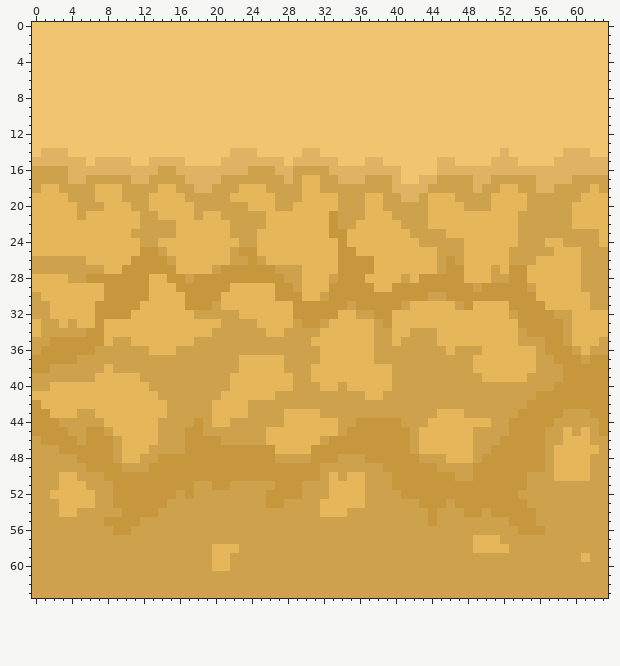
Pixel-art sprite: assets/textures/Sandstone-top.png. Above, as it was before the edit.
The file is 64x64 pixels. Colours within 5 levels of each other are drawn and written as one.
New version:
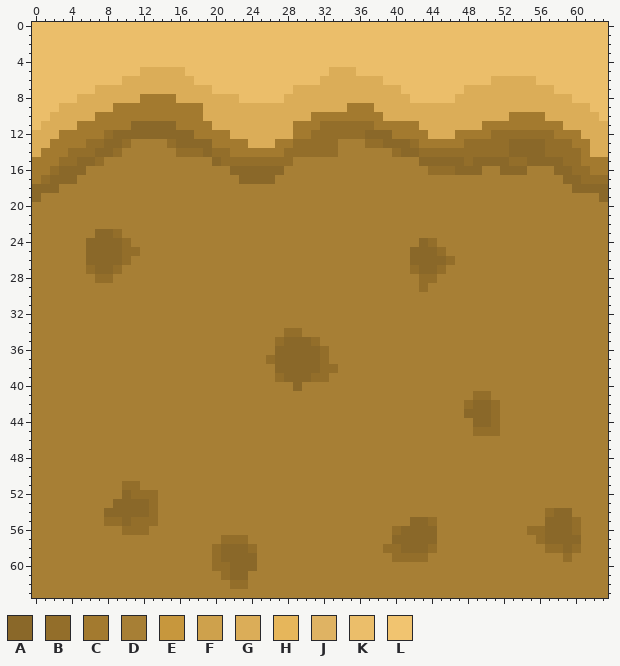
Palette (. is transparent): A #8a6829  B #936e2a  C #a37a2f  D #a77f35  E #c7973d  F #cea14c  G #dbad58  H #e6b65b  J #dfb363  K #ebbe6a  L #f1c470
Diff:
Changed rows in their new state; - is an unchanged pixel.
first column x 0:
 0 KKKKKKKKKKKKKKKKKKKKKKKKKKKKKKKKKKKKKKKKKKKKKKKKKKKKKKKKKKKKKKKK
 1 KKKKKKKKKKKKKKKKKKKKKKKKKKKKKKKKKKKKKKKKKKKKKKKKKKKKKKKKKKKKKKKK
 2 KKKKKKKKKKKKKKKKKKKKKKKKKKKKKKKKKKKKKKKKKKKKKKKKKKKKKKKKKKKKKKKK
 3 KKKKKKKKKKKKKKKKKKKKKKKKKKKKKKKKKKKKKKKKKKKKKKKKKKKKKKKKKKKKKKKK
 4 KKKKKKKKKKKKKKKKKKKKKKKKKKKKKKKKKKKKKKKKKKKKKKKKKKKKKKKKKKKKKKKK
 5 KKKKKKKKKKKKGGGGGKKKKKKKKKKKKKKKKGGGKKKKKKKKKKKKKKKKKKKKKKKKKKKK
 6 KKKKKKKKKKGGGGGGGGKKKKKKKKKKKKKKGGGGGGGKKKKKKKKKKKKGGGGGKKKKKKKK
 7 KKKKKKKGGGGGGGGGGGGGKKKKKKKKKGGGGGGGGGGGGKKKKKKKGGGGGGGGGGKKKKKK
 8 KKKKKGGGGGGGCCCCGGGGGGGKKKKKGGGGGGGGGGGGGGKKKKKGGGGGGGGGGGGGKKKK
 9 KKKGGGGGGCCCCCCCCCCGGGGGGGGGGGGGGGGCCCGGGGGGGGGGGGGGGGGGGGGGGGKK
10 KKGGGGGCCCCCCCCCCCCGGGGGGGGGGGGCCCCCCCCGGGGGGGGGGGGGGCCCCGGGGGGK
11 KGGGGCCCCCCAAAAACCCCGGGGGGGGGCCCBBBBBBCCCCCGGGGGGGCCCCCCCCCGGGGG
12 GGGCCCCCBAAAAAAAAACCCCGGGGGGGCCBBBBBBAAACCCCGGGCCCCBBBBBBBCCCGGG
13 GGCCCCBBAABDDDDBAAAACCCCGGGCCBBBBBDDDBBAAABCCCCCBBBBBAAAABBBCCGG
14 GCCCBBBAABDDDDDDBBBABBCCCCCCBBBBBBDDDDDDBAABBBBBBBBBBAAAABBBBCGG
15 CCCBBAABDDDDDDDDDDDDABBBBBBBBDDDDDDDDDDDDDDAAAAABAAAABBAAAABBCCC
16 CCBAAADDDDDDDDDDDDDDDDAAAAAADDDDDDDDDDDDDDDDBBBAAADDAAADDDAABBCC
17 CBAAADDDDDDDDDDDDDDDDDDAAAADDDDDDDDDDDDDDDDDDDDDDDDDDDDDDDDAABBB
18 AAADDDDDDDDDDDDDDDDDDDDDDDDDDDDDDDDDDDDDDDDDDDDDDDDDDDDDDDDDAAAA
19 ADDDDDDDDDDDDDDDDDDDDDDDDDDDDDDDDDDDDDDDDDDDDDDDDDDDDDDDDDDDDDDA
20 DDDDDDDDDDDDDDDDDDDDDDDDDDDDDDDDDDDDDDDDDDDDDDDDDDDDDDDDDDDDDDDD
21 DDDDDDDDDDDDDDDDDDDDDDDDDDDDDDDDDDDDDDDDDDDDDDDDDDDDDDDDDDDDDDDD
22 DDDDDDDDDDDDDDDDDDDDDDDDDDDDDDDDDDDDDDDDDDDDDDDDDDDDDDDDDDDDDDDD
23 DDDDDDDAABDDDDDDDDDDDDDDDDDDDDDDDDDDDDDDDDDDDDDDDDDDDDDDDDDDDDDD
24 DDDDDDAAAABDDDDDDDDDDDDDDDDDDDDDDDDDDDDDDDDABDDDDDDDDDDDDDDDDDDD
25 DDDDDDAAAABBDDDDDDDDDDDDDDDDDDDDDDDDDDDDDDAAABDDDDDDDDDDDDDDDDDD
26 DDDDDDAAAABDDDDDDDDDDDDDDDDDDDDDDDDDDDDDDDAAAABDDDDDDDDDDDDDDDDD
27 DDDDDDBAABDDDDDDDDDDDDDDDDDDDDDDDDDDDDDDDDBAABDDDDDDDDDDDDDDDDDD
28 DDDDDDDBBDDDDDDDDDDDDDDDDDDDDDDDDDDDDDDDDDDBBDDDDDDDDDDDDDDDDDDD
29 DDDDDDDDDDDDDDDDDDDDDDDDDDDDDDDDDDDDDDDDDDDBDDDDDDDDDDDDDDDDDDDD
30 DDDDDDDDDDDDDDDDDDDDDDDDDDDDDDDDDDDDDDDDDDDDDDDDDDDDDDDDDDDDDDDD
31 DDDDDDDDDDDDDDDDDDDDDDDDDDDDDDDDDDDDDDDDDDDDDDDDDDDDDDDDDDDDDDDD
32 DDDDDDDDDDDDDDDDDDDDDDDDDDDDDDDDDDDDDDDDDDDDDDDDDDDDDDDDDDDDDDDD
33 DDDDDDDDDDDDDDDDDDDDDDDDDDDDDDDDDDDDDDDDDDDDDDDDDDDDDDDDDDDDDDDD
34 DDDDDDDDDDDDDDDDDDDDDDDDDDDDBBDDDDDDDDDDDDDDDDDDDDDDDDDDDDDDDDDD
35 DDDDDDDDDDDDDDDDDDDDDDDDDDDBAAABDDDDDDDDDDDDDDDDDDDDDDDDDDDDDDDD
36 DDDDDDDDDDDDDDDDDDDDDDDDDDDAAAAABDDDDDDDDDDDDDDDDDDDDDDDDDDDDDDD
37 DDDDDDDDDDDDDDDDDDDDDDDDDDBAAAAABDDDDDDDDDDDDDDDDDDDDDDDDDDDDDDD
38 DDDDDDDDDDDDDDDDDDDDDDDDDDDAAAAABBDDDDDDDDDDDDDDDDDDDDDDDDDDDDDD
39 DDDDDDDDDDDDDDDDDDDDDDDDDDDBAAABBDDDDDDDDDDDDDDDDDDDDDDDDDDDDDDD
40 DDDDDDDDDDDDDDDDDDDDDDDDDDDDDADDDDDDDDDDDDDDDDDDDDDDDDDDDDDDDDDD
41 DDDDDDDDDDDDDDDDDDDDDDDDDDDDDDDDDDDDDDDDDDDDDDDDDBBDDDDDDDDDDDDD
42 DDDDDDDDDDDDDDDDDDDDDDDDDDDDDDDDDDDDDDDDDDDDDDDDBAABDDDDDDDDDDDD
43 DDDDDDDDDDDDDDDDDDDDDDDDDDDDDDDDDDDDDDDDDDDDDDDDAAABDDDDDDDDDDDD
44 DDDDDDDDDDDDDDDDDDDDDDDDDDDDDDDDDDDDDDDDDDDDDDDDDAABDDDDDDDDDDDD
45 DDDDDDDDDDDDDDDDDDDDDDDDDDDDDDDDDDDDDDDDDDDDDDDDDBBBDDDDDDDDDDDD
46 DDDDDDDDDDDDDDDDDDDDDDDDDDDDDDDDDDDDDDDDDDDDDDDDDDDDDDDDDDDDDDDD
47 DDDDDDDDDDDDDDDDDDDDDDDDDDDDDDDDDDDDDDDDDDDDDDDDDDDDDDDDDDDDDDDD
48 DDDDDDDDDDDDDDDDDDDDDDDDDDDDDDDDDDDDDDDDDDDDDDDDDDDDDDDDDDDDDDDD
49 DDDDDDDDDDDDDDDDDDDDDDDDDDDDDDDDDDDDDDDDDDDDDDDDDDDDDDDDDDDDDDDD
50 DDDDDDDDDDDDDDDDDDDDDDDDDDDDDDDDDDDDDDDDDDDDDDDDDDDDDDDDDDDDDDDD
51 DDDDDDDDDDBBDDDDDDDDDDDDDDDDDDDDDDDDDDDDDDDDDDDDDDDDDDDDDDDDDDDD
52 DDDDDDDDDDABBBDDDDDDDDDDDDDDDDDDDDDDDDDDDDDDDDDDDDDDDDDDDDDDDDDD
53 DDDDDDDDDAAAABDDDDDDDDDDDDDDDDDDDDDDDDDDDDDDDDDDDDDDDDDDDDDDDDDD
54 DDDDDDDDAAAAABDDDDDDDDDDDDDDDDDDDDDDDDDDDDDDDDDDDDDDDDDDDBAADDDD
55 DDDDDDDDBBABBBDDDDDDDDDDDDDDDDDDDDDDDDDDDDAABDDDDDDDDDDDDAAABDDD
56 DDDDDDDDDDBBBDDDDDDDDDDDDDDDDDDDDDDDDDDDBAAAADDDDDDDDDDBBAAABDDD
57 DDDDDDDDDDDDDDDDDDDDDBBBDDDDDDDDDDDDDDDDAAAAADDDDDDDDDDDBAAAADDD
58 DDDDDDDDDDDDDDDDDDDDBAAABDDDDDDDDDDDDDDBBAAABDDDDDDDDDDDDBBABDDD
59 DDDDDDDDDDDDDDDDDDDDBAAAADDDDDDDDDDDDDDDBBBBDDDDDDDDDDDDDDDBDDDD
60 DDDDDDDDDDDDDDDDDDDDBBAAADDDDDDDDDDDDDDDDDDDDDDDDDDDDDDDDDDDDDDD
61 DDDDDDDDDDDDDDDDDDDDDBAADDDDDDDDDDDDDDDDDDDDDDDDDDDDDDDDDDDDDDDD
62 DDDDDDDDDDDDDDDDDDDDDDBBDDDDDDDDDDDDDDDDDDDDDDDDDDDDDDDDDDDDDDDD
63 DDDDDDDDDDDDDDDDDDDDDDDDDDDDDDDDDDDDDDDDDDDDDDDDDDDDDDDDDDDDDDDD
Where, in picture pixels (left, top, right, bottom), the same in both pictures:
changed: (32, 22, 608, 598)
